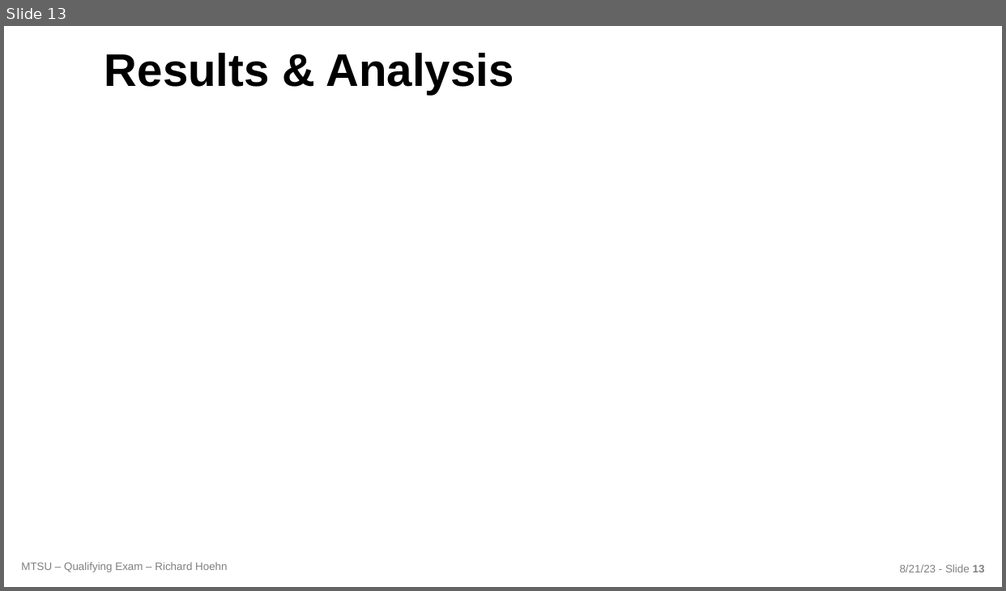
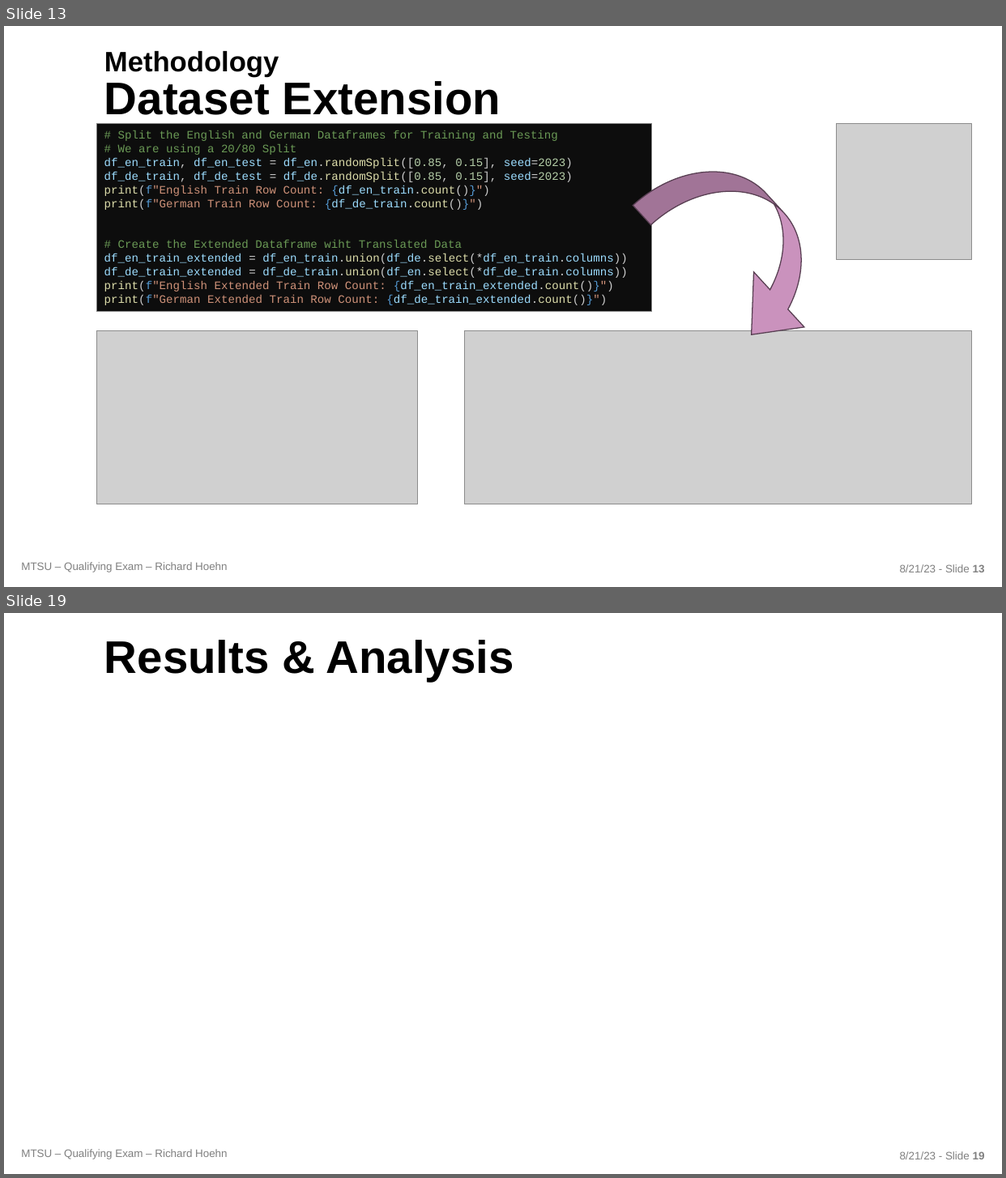
Before and after one commit to richardhoehn/mtsu.coms.qualifying-exam, a slide deck: presentation/COMS_Qualifying_Exam-2023-08-21.pptx. Shown one above the other, each under a label of ours: slide 13 before the commit, slides 13 and 19 after it; the slides between them are not shown. The pictures are 1006x591 and 1006x1178 pixels, drawn with LibreOffice and Linux fonts; fonts in the diff are those of the drawing; grey boxes stand for pictures; background and template pictures are left out. Boxes give left, top, right and bottom in pixels: in the first picture for what was removed or moved away, otherwise in the second. Text is boxed around its words. In the diff, an @@ line names an element or a change of style, - is before the commit and + after.

```diff
--- a/presentation/COMS_Qualifying_Exam-2023-08-21.pptx
+++ b/presentation/COMS_Qualifying_Exam-2023-08-21.pptx
@@ slide 13 added at (4,26,1002,587), background picture (left out); not listed: 2 template elements that a slide beside it also shows @@
@@ title added at (104,51,501,115), 44 pt, text #000000, bold @@
+Methodology
+Dataset Extension
@@ rectangle added at (97,124,651,312), fill #0D0D0D, outline #808080 0.75 pt, 11 pt, text #9CDCFE @@
+# Split the English and German Dataframes for Training and Testing
+# We are using a 20/80 Split
+df_en_train, df_en_test = df_en.randomSplit([0.85, 0.15], seed=2023)
+df_de_train, df_de_test = df_de.randomSplit([0.85, 0.15], seed=2023)
+print(f"English Train Row Count: {df_en_train.count()}")
+print(f"German Train Row Count: {df_de_train.count()}")
+# Create the Extended Dataframe wiht Translated Data
+df_en_train_extended = df_en_train.union(df_de.select(*df_en_train.columns))
+df_de_train_extended = df_de_train.union(df_en.select(*df_de_train.columns))
+print(f"English Extended Train Row Count: {df_en_train_extended.count()}")
+print(f"German Extended Train Row Count: {df_de_train_extended.count()}")
@@ curved up arrow added at (633,134,854,363), fill #CA92BD, outline #594053 1 pt @@
@@ picture added at (837,124,973,260) @@
@@ picture added at (97,331,418,505) @@
@@ picture added at (464,331,972,505) @@
@@ what was slide 13 is now slide 19 @@
```
Also in this commit, not shown: 6 slides changed, 14 other slides added, 8 slides removed, 14 other files.
